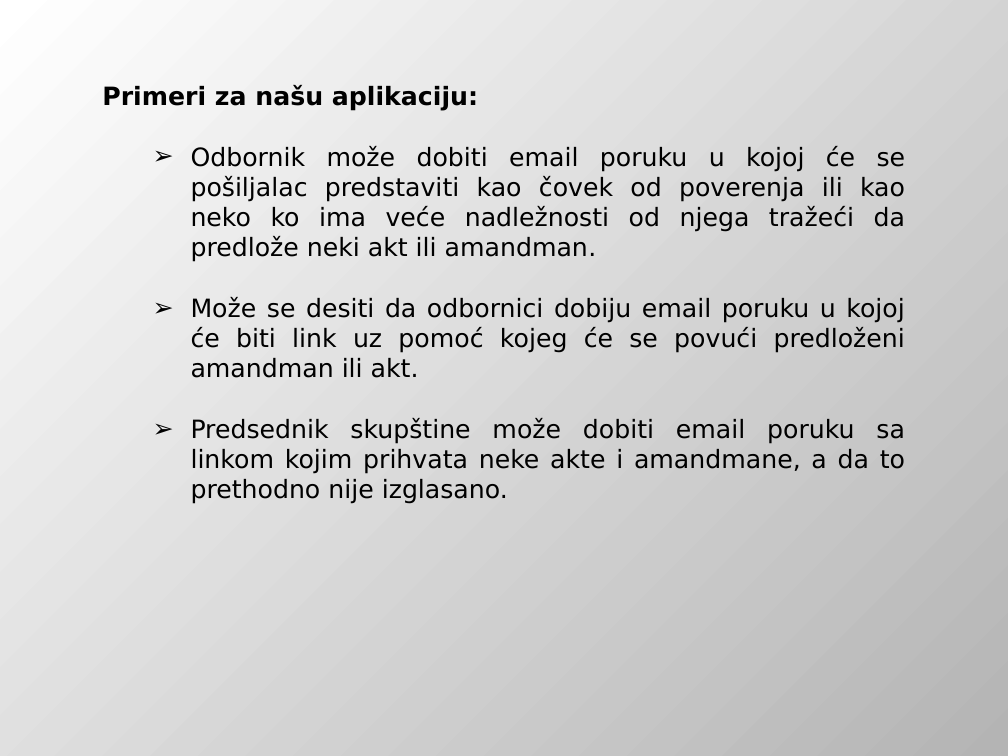
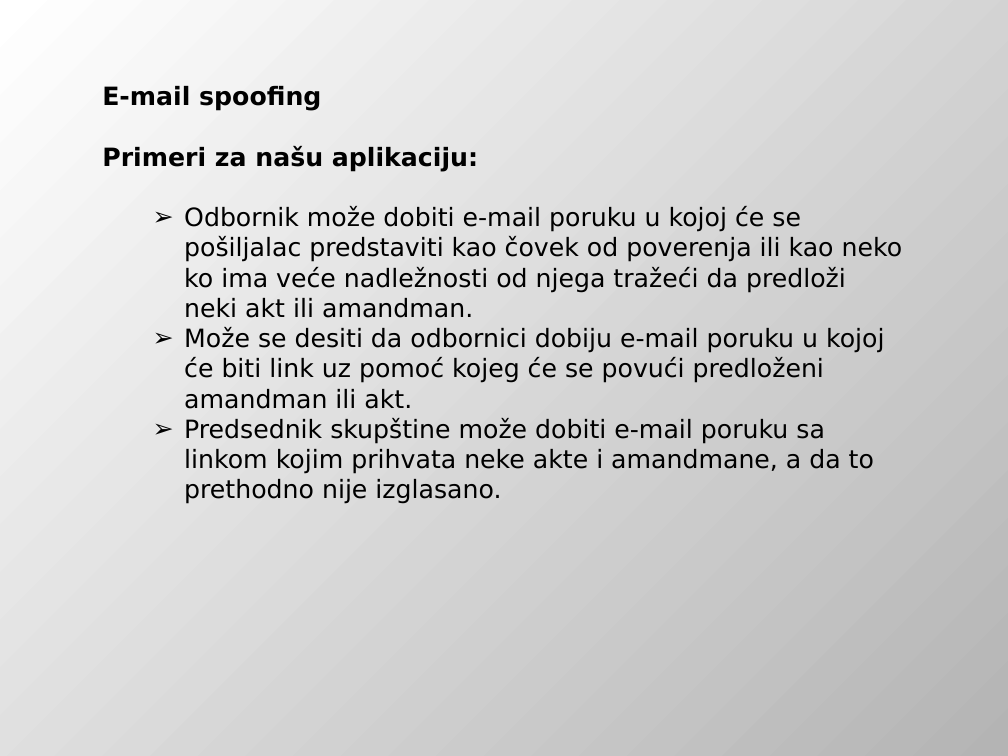
Before and after one commit to DejanUrosevic/XML-Projekat, a slide deck: slide 34 of Model Pretnji.pptx (slide 36 before the commit). Drawn at 1008x756 pixels with LibreOffice and Linux fonts; fonts in the diff are those of the drawing. Boxes give left, top, right and bottom in pixels: in the first picture for what was removed or moved away, otherwise in the second. Text is boxed around its words. In the diff, an @@ line names an element or a change of style, - is before the commit and + after.

```diff
--- a/Model Pretnji.pptx
+++ b/Model Pretnji.pptx
@@ text at [102, 86, 321, 111]: paragraph added @@
+E-mail spoofing
@@ text at [102, 146, 478, 172]: alignment justified to left @@
@@ text at [184, 206, 903, 504]: text changed @@
-  ➢ Odbornik može dobiti email poruku u kojoj će se pošiljalac predstaviti kao čovek od poverenja ili kao neko ko ima veće nadležnosti od njega tražeći da predlože neki akt ili amandman.
-  ➢ Može se desiti da odbornici dobiju email poruku u kojoj će biti link uz pomoć kojeg će se povući predloženi amandman ili akt.
-  ➢ Predsednik skupštine može dobiti email poruku sa linkom kojim prihvata neke akte i amandmane, a da to prethodno nije izglasano.
+  ➢ Odbornik može dobiti e-mail poruku u kojoj će se pošiljalac predstaviti kao čovek od poverenja ili kao neko ko ima veće nadležnosti od njega tražeći da predloži neki akt ili amandman.
+  ➢ Može se desiti da odbornici dobiju e-mail poruku u kojoj će biti link uz pomoć kojeg će se povući predloženi amandman ili akt.
+  ➢ Predsednik skupštine može dobiti e-mail poruku sa linkom kojim prihvata neke akte i amandmane, a da to prethodno nije izglasano.
```
Also in this commit, not shown: 5 other slides changed, 2 slides added, 2 slides removed, 6 other files.
